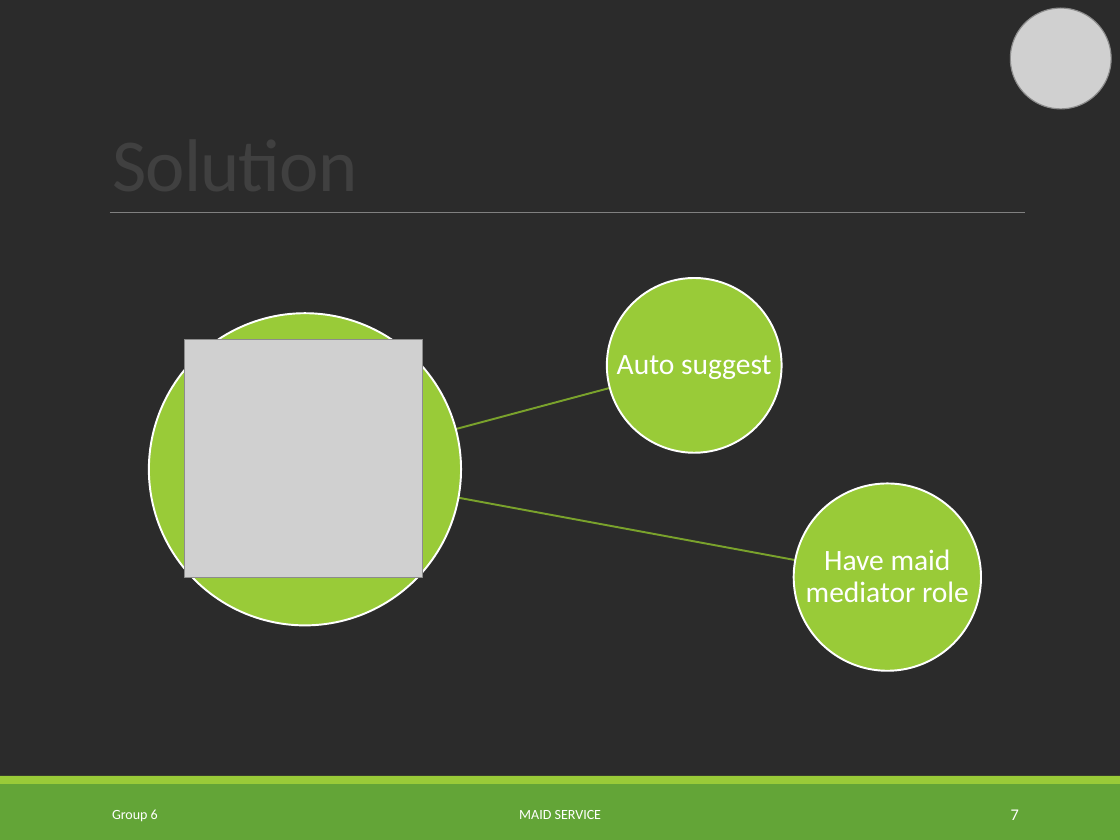
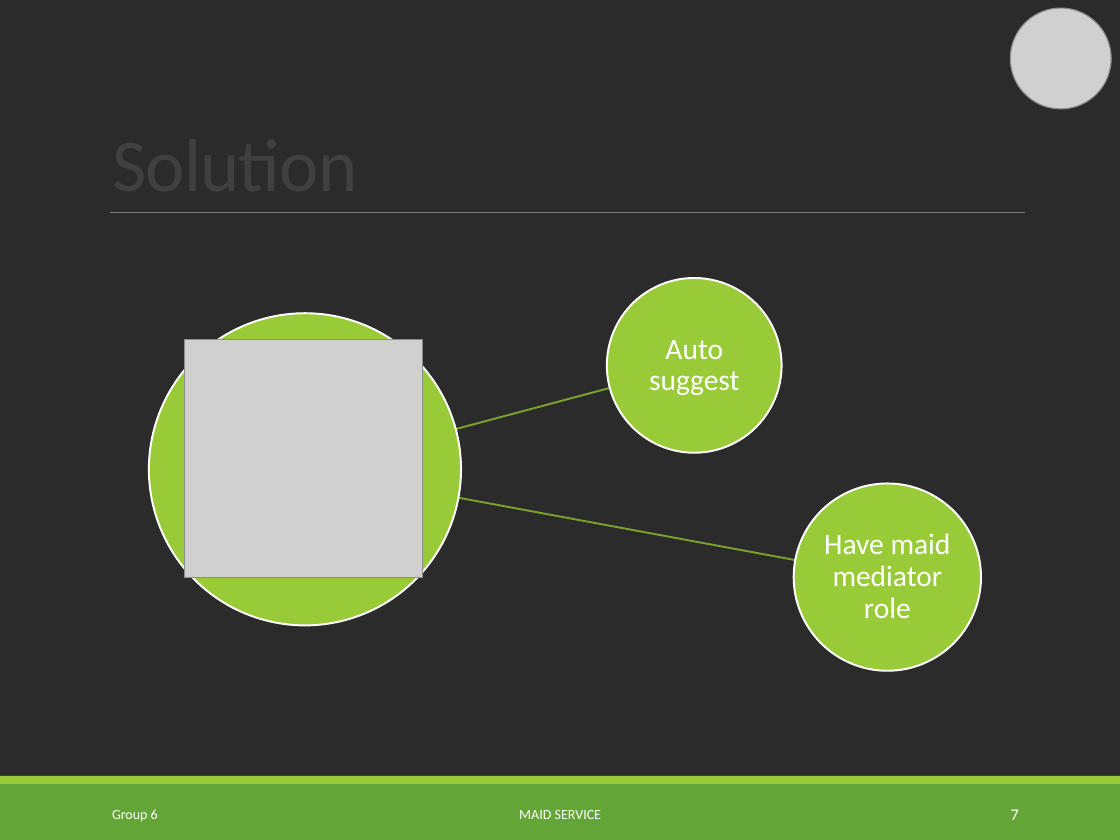
Before and after one commit to TuanBT/ms-website, a slide deck: slide 7 of Presentation/MS_Slide.pptx. Drawn at 1120x840 pixels with LibreOffice and Linux fonts; fonts in the diff are those of the drawing; grey boxes stand for pictures; background and template pictures are left out; a plain dark background stands for a picture behind light text. Boxes give left, top, right and bottom in pixels: in the first picture for what was removed or moved away, otherwise in the second. Text is boxed around its words. In the diff, an @@ line names an element or a change of style, - is before the commit and + after.

```diff
--- a/Presentation/MS_Slide.pptx
+++ b/Presentation/MS_Slide.pptx
@@ text "Auto suggest" rewrapped from (x1=617, y1=355, x2=772, y2=379) to (x1=649, y1=340, x2=739, y2=395) @@
@@ text "Have maid mediator role" rewrapped from (x1=806, y1=549, x2=969, y2=602) to (x1=824, y1=533, x2=951, y2=618) @@
```
Also in this commit, not shown: 16 other slides changed, 2 slides added, 6 slides removed.
